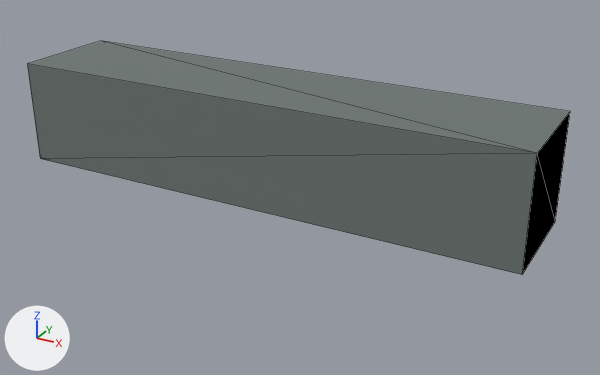
Two versions of the glTF model assets/models/robots/ro3/track_pad.gltf, one commit apart.
One viewpoint serves both versions: a camera (50 mm lens) standing at (0.517, -0.874, 0.374) and looking at (0.032, 0.009, -0.067). Arrows for +X, +Y and +Z are at lower left; the lights stay in place. The first picture is the older version. Mesh edges are drawn as thin lines. Where no turn or scale is listed for an object, it has been applied to the vertices. Vertices at exactly the same position are counted once.
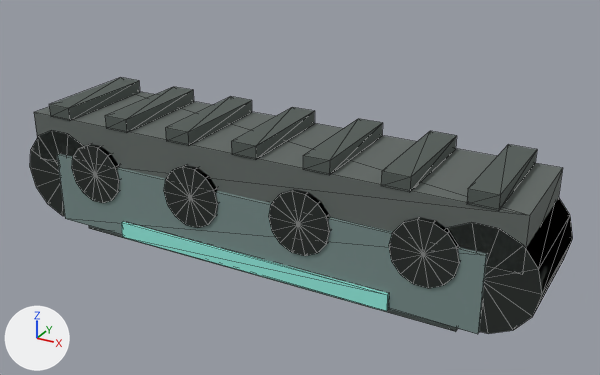
The newer file is also turned or shifted as a whole; pictures and numbers use the older file's frame.

The edits, one by one:
Material 'Material_5' (mat_material_5) is new.
Its base color is (0.09, 0.11, 0.1) (dark grey #555d59).
Its metallic is 0.1.
Its roughness is 0.85.
Material 'Material_4' (mat_material_4) is new.
Its base color is (0.42, 0.48, 0.45) (grey #adb8b3).
Its metallic is 0.1.
Its roughness is 0.85.
Material 'Material_3' (mat_material_3) is new.
Its base color is (0.31, 0.88, 0.77) (cyan #97f1e3).
Its metallic is 0.1.
Its roughness is 0.85.
Material 'Material_2' (mat_material_2) is new.
Its base color is (0.19, 0.27, 0.26) (grey #798e8b).
Its metallic is 0.1.
Its roughness is 0.85.
Material 'Material_1' (mat_material_1) is new.
Its base color is (0.14, 0.17, 0.16) (grey #69736f).
Its metallic is 0.1.
Its roughness is 0.85.
me_mesh_0 is used by ob_mesh_0; location (0.0, 0.0, 0.0).
me_mesh_0 had 8 vertices, 12 faces and spanned x -0.35..0.35, y -0.075..0.075, z -0.07..0.07.
me_mesh_0 now has 8 vertices, 12 faces and spans x -0.35..0.35, y -0.075..0.075, z -0.07..0.0.
Part 1, on me_mesh_0:
4 vertices are removed from x -0.35..0.35, y -0.075..0.075, z 0.07.
12 faces are deleted.
4 vertices are added at (0.35, -0.075, 0.0), (0.35, 0.075, 0.0), (-0.35, 0.075, 0.0), (-0.35, -0.075, 0.0).
12 new faces join them.
Mesh me_mesh_5 is new.
It consists of a box spanning x 0.282..0.318, y -0.076..0.076, z 0.099..0.117; a box spanning x 0.182..0.218, y -0.076..0.076, z 0.099..0.117; a box spanning x 0.082..0.118, y -0.076..0.076, z 0.099..0.117; a box spanning x -0.018..0.018, y -0.076..0.076, z 0.099..0.117; a box spanning x -0.118..-0.082, y -0.076..0.076, z 0.099..0.117; a box spanning x -0.218..-0.182, y -0.076..0.076, z 0.099..0.117; a box spanning x -0.318..-0.282, y -0.076..0.076, z 0.099..0.117.
It uses material mat_material_5 (dark grey #555d59).
Mesh me_mesh_4 is new.
It consists of a 14-sided cylinder along y spanning x 0.198..0.282, y -0.082..0.082, z -0.011..0.071; a 14-sided cylinder along y spanning x 0.038..0.122, y -0.082..0.082, z -0.011..0.071; a 14-sided cylinder along y spanning x -0.122..-0.038, y -0.082..0.082, z -0.011..0.071; a 14-sided cylinder along y spanning x -0.282..-0.198, y -0.082..0.082, z -0.011..0.071; a 14-sided cylinder along y spanning x 0.237..0.373, y -0.075..0.075, z -0.054..0.078; a 14-sided cylinder along y spanning x -0.373..-0.237, y -0.075..0.075, z -0.054..0.078.
It uses material mat_material_4 (grey #adb8b3).
Mesh me_mesh_3 is new.
It consists of a box spanning x -0.2..0.2, y 0.078..0.084, z -0.056..-0.034; a box spanning x -0.2..0.2, y -0.084..-0.078, z -0.056..-0.034.
It uses material mat_material_3 (cyan #97f1e3).
Mesh me_mesh_2 is new.
It consists of a box spanning x -0.31..0.31, y 0.064..0.08, z -0.055..0.045; a box spanning x -0.31..0.31, y -0.08..-0.064, z -0.055..0.045.
It uses material mat_material_2 (grey #798e8b).
Mesh me_mesh_1 is new.
It is a box spanning x -0.28..0.28, y -0.065..0.065, z -0.07..0.01.
It uses material mat_material_1 (grey #69736f).
Object 'Mesh_5' (ob_mesh_5) is new; it shows me_mesh_5.
Its location is (0.0, 0.0, -0.1).
Object 'Mesh_4' (ob_mesh_4) is new; it shows me_mesh_4.
Its location is (0.0, 0.0, -0.1).
Object 'Mesh_3' (ob_mesh_3) is new; it shows me_mesh_3.
Its location is (0.0, 0.0, -0.1).
Object 'Mesh_2' (ob_mesh_2) is new; it shows me_mesh_2.
Its location is (0.0, 0.0, -0.1).
Object 'Mesh_1' (ob_mesh_1) is new; it shows me_mesh_1.
Its location is (0.0, 0.0, -0.1).

Location of each change, [x1, y1, x2, y2] in pixels of the pictures (600 x 375 px):
'Mesh_0', reshaped (22% shorter): before [27, 41, 570, 275]; after [34, 92, 563, 275]
'Mesh_4', added: after [30, 130, 573, 334]
'Mesh_2', added: after [57, 154, 487, 334]
'Mesh_5', added: after [49, 78, 537, 211]
'Mesh_3', added (cyan): after [121, 222, 389, 311]
'Mesh_1', added (mostly hidden): after [89, 226, 458, 332]
